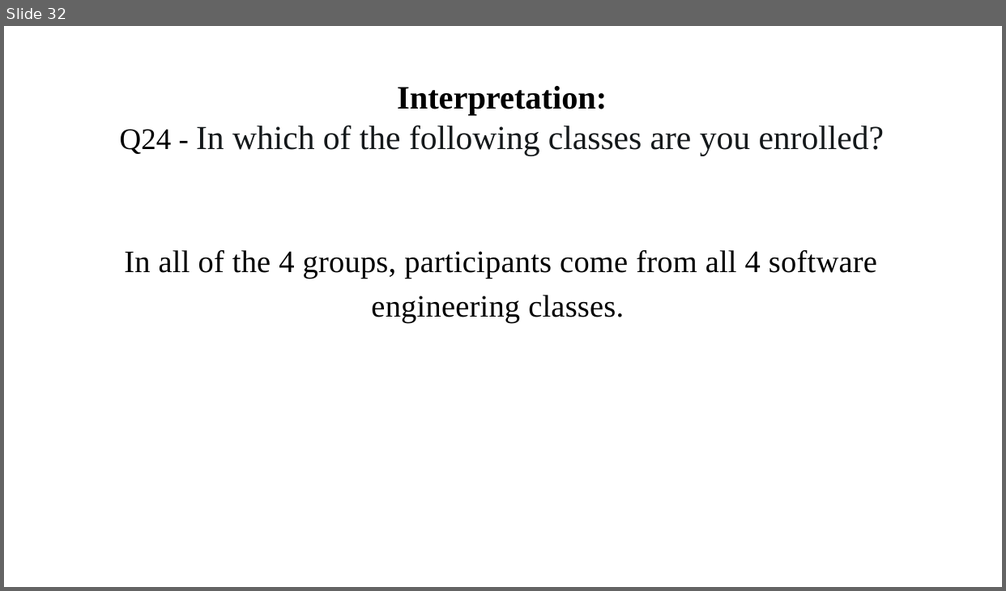
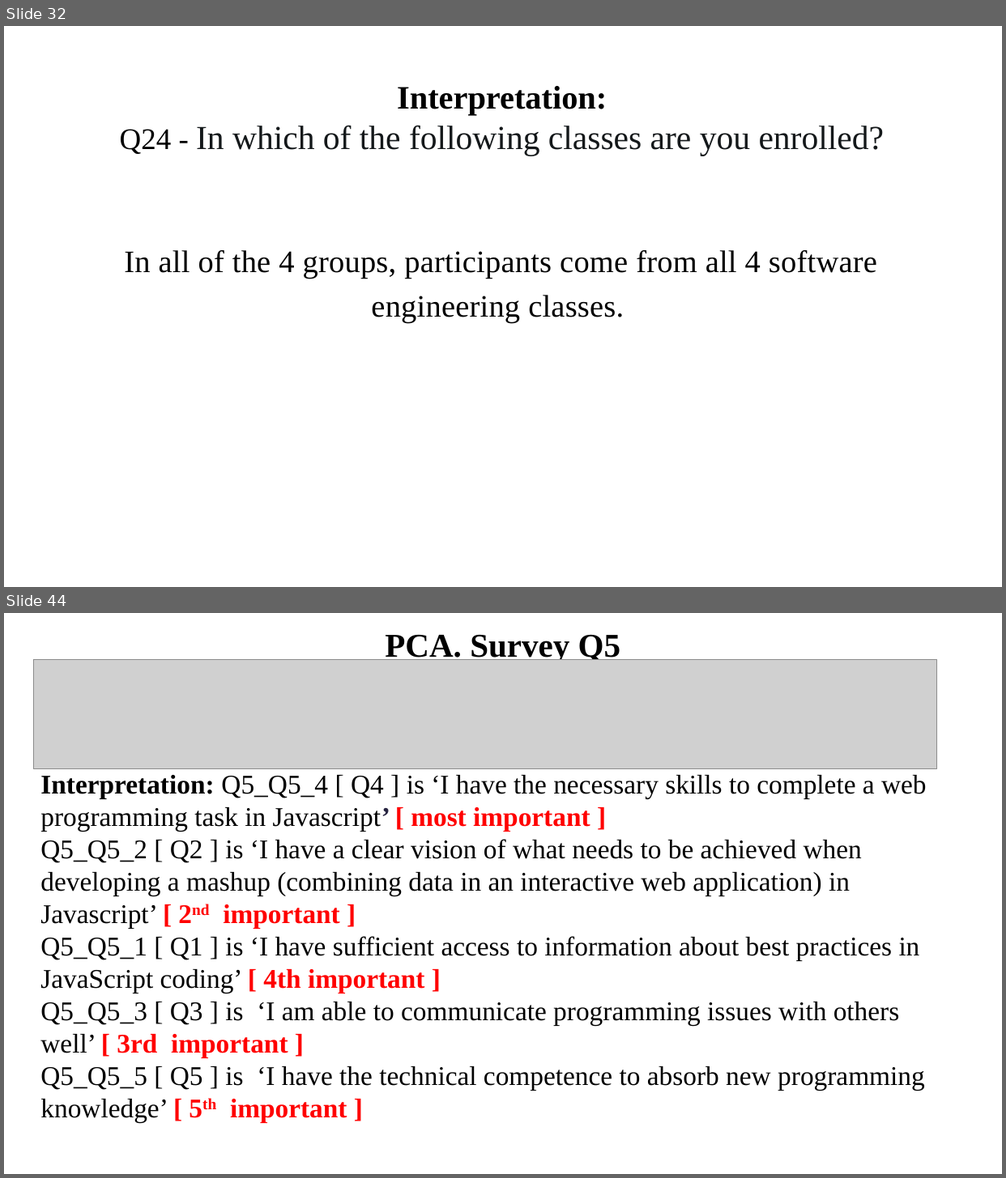
Before and after one commit to ironhacks/spring-2017-analysis, a slide deck: surveys/survey_analysis_and_pca_theory.pptx. Shown one above the other, each under a label of ours: slide 32 before the commit, slides 32 and 44 after it; the slides between them are not shown. The pictures are 1006x591 and 1006x1178 pixels, drawn with LibreOffice and Linux fonts; fonts in the diff are those of the drawing; grey boxes stand for pictures. Boxes give left, top, right and bottom in pixels: in the first picture for what was removed or moved away, otherwise in the second. Text is boxed around its words. In the diff, an @@ line names an element or a change of style, - is before the commit and + after.

Commit message:
pca survey question

```diff
--- a/surveys/survey_analysis_and_pca_theory.pptx
+++ b/surveys/survey_analysis_and_pca_theory.pptx
@@ slide 44 added at box(4, 613, 1002, 1174), background #FFFFFF @@
@@ title added at box(385, 634, 620, 663), 32 pt, text #000000, bold @@
+PCA. Survey Q5
@@ picture added at box(33, 660, 937, 769) @@
@@ text added at box(40, 775, 927, 1123), 26 pt, text #000000 @@
+Interpretation: Q5_Q5_4 [ Q4 ] is ‘I have the necessary skills to complete a web programming task in Javascript’ [ most important ]
+Q5_Q5_2 [ Q2 ] is ‘I have a clear vision of what needs to be achieved when developing a mashup (combining data in an interactive web application) in Javascript’ [ 2nd important ]
+Q5_Q5_1 [ Q1 ] is ‘I have sufficient access to information about best practices in JavaScript coding’ [ 4th important ]
+Q5_Q5_3 [ Q3 ] is ‘I am able to communicate programming issues with others well’ [ 3rd important ]
+Q5_Q5_5 [ Q5 ] is ‘I have the technical competence to absorb new programming knowledge’ [ 5th important ]
```
Also in this commit, not shown: 4 slides changed, 7 other slides added, 4 other files.
